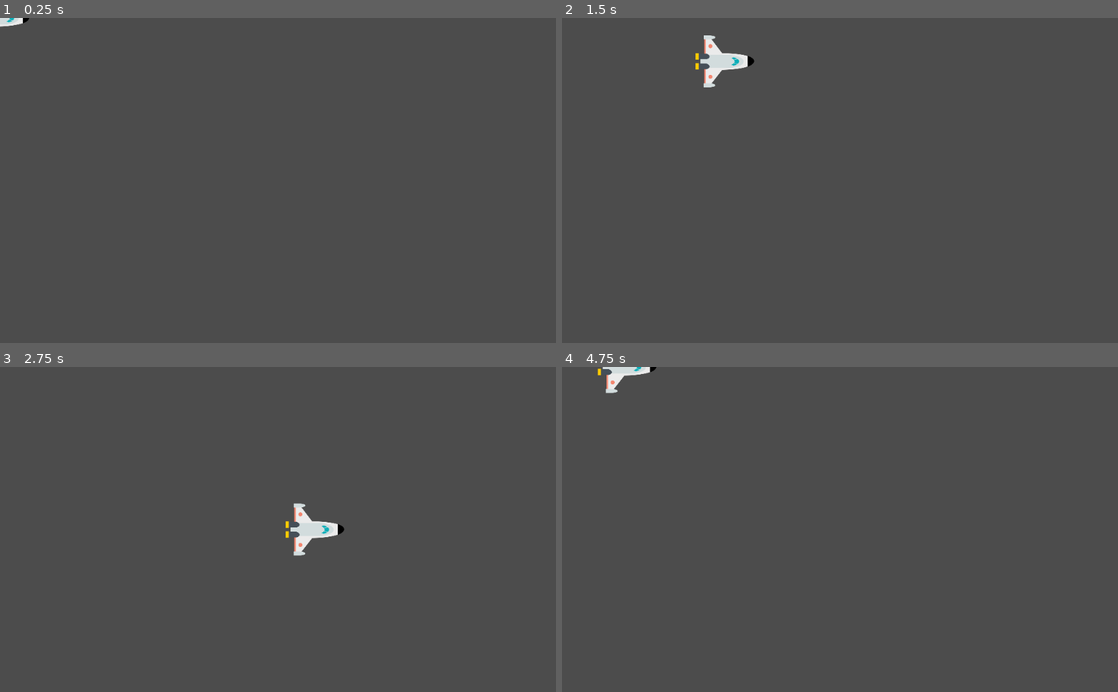
Above: before the commit, frames 1-4 (two rows, left to right).
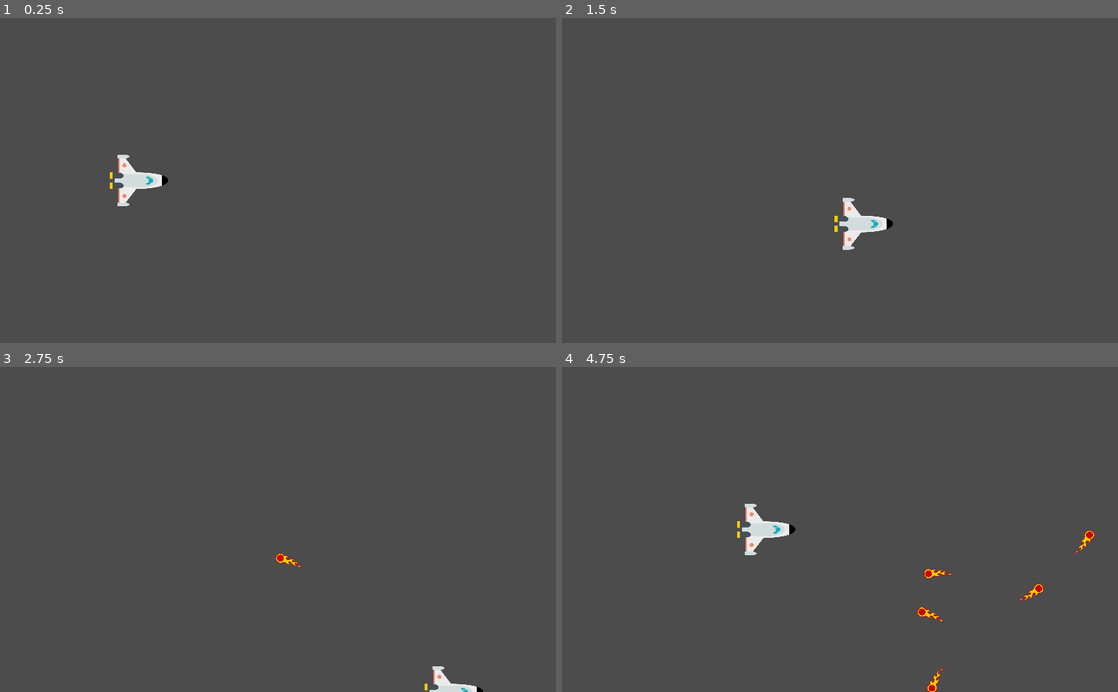
Above: after the commit, the same moments.

Repository: ant003/Space-Learning
Game: Godot game, scene res://scenes/Main.tscn
The game is run twice, just before and just after one commit, with the same random seed, the same clock (stepped at 60 frames per second) and the same inputs. Before the commit the project starts from res://scenes/Player.tscn.
Inputs:
- Up to frame 1 (0.25 s): no input
- Up to frame 2 (1.5 s): tap Enter at 0.5 s; hold Right (ui_right) 0.53-1.28 s; hold Down (ui_down) from 1.28 s (still down)
- Up to frame 3 (2.75 s): release Down (ui_down) at 2.03 s; hold Right (ui_right) from 2.03 s (still down)
- Up to frame 4 (4.75 s): release Right (ui_right) at 2.78 s; hold Up (ui_up) 2.78-3.53 s; hold Left (ui_left) from 3.53 s (still down)

The runs differ from the first frame. In frame 1, 0.8% of the frame differs, in the area x 0-31%, y 0-58%; in frame 2, 1.3%; in frame 3, 1.1%; in frame 4, 1.4%, in the area x 6-96%, y 0-100%.

Commit message:
added the main scene with the basic behavior

Diff:
--- a/project.godot
+++ b/project.godot
@@ -11,8 +11,13 @@
 [application]
 
 config/name="Space Learning"
-run/main_scene="res://scenes/Player.tscn"
+run/main_scene="res://scenes/Main.tscn"
 config/icon="res://icon.png"
+
+[display]
+
+window/stretch/mode="2d"
+window/stretch/aspect="keep"
 
 [physics]
 
--- /dev/null
+++ b/scenes/Main.tscn
@@ -0,0 +1,36 @@
+[gd_scene load_steps=5 format=2]
+
+[ext_resource path="res://scenes/Player.tscn" type="PackedScene" id=1]
+[ext_resource path="res://scripts/Main.gd" type="Script" id=2]
+[ext_resource path="res://scenes/Mob.tscn" type="PackedScene" id=3]
+
+[sub_resource type="Curve2D" id=1]
+_data = {
+"points": PoolVector2Array( 0, 0, 0, 0, 1024, 0, 0, 0, 0, 0, 1024, 600, 0, 0, 0, 0, 512, 600, 0, 0, 0, 0, 512, 0 )
+}
+
+[node name="Main" type="Node"]
+script = ExtResource( 2 )
+Mob = ExtResource( 3 )
+
+[node name="Player" parent="." instance=ExtResource( 1 )]
+
+[node name="MobTimer" type="Timer" parent="."]
+wait_time = 0.5
+
+[node name="StartTimer" type="Timer" parent="."]
+wait_time = 2.0
+one_shot = true
+
+[node name="StartPosition" type="Position2D" parent="."]
+position = Vector2( 256, 300 )
+
+[node name="MobPath" type="Path2D" parent="."]
+curve = SubResource( 1 )
+
+[node name="MobSpawnLocation" type="PathFollow2D" parent="MobPath"]
+position = Vector2( 512, 0 )
+
+[connection signal="hit" from="Player" to="." method="gamer_over"]
+[connection signal="timeout" from="MobTimer" to="." method="_on_MobTimer_timeout"]
+[connection signal="timeout" from="StartTimer" to="." method="_on_StartTimer_timeout"]
--- a/scenes/Mob.tscn
+++ b/scenes/Mob.tscn
@@ -12,7 +12,6 @@
 } ]
 
 [sub_resource type="CapsuleShape2D" id=2]
-radius = 10.0
 height = 32.0
 
 [node name="RigidBody2D" type="RigidBody2D"]
--- /dev/null
+++ b/scripts/Main.gd
@@ -0,0 +1,50 @@
+extends Node
+
+export (PackedScene) var Mob
+var score
+
+# Declare member variables here. Examples:
+# var a = 2
+# var b = "text"
+
+
+# Called when the node enters the scene tree for the first time.
+func _ready():
+	randomize()
+	new_game()
+
+
+# Called every frame. 'delta' is the elapsed time since the previous frame.
+#func _process(delta):
+#	pass
+
+
+func gamer_over():
+	 $MobTimer.stop()
+
+func new_game():
+	score = 0
+	$Player.start($StartPosition.position)
+	$StartTimer.start()
+
+
+func _on_MobTimer_timeout():
+	# Choose a random location on Path2D.
+	$MobPath/MobSpawnLocation.offset = randi()
+	# Create a Mob instance and add it to the scene.
+	var mob = Mob.instance()
+	add_child(mob)
+	# Set the mob's direction perpendicular to the path direction.
+	var direction = $MobPath/MobSpawnLocation.rotation + PI / 2
+	# Set the mob's position to a random location.
+	mob.position = $MobPath/MobSpawnLocation.position
+	# Add some randomness to the direction.
+	direction += rand_range(-PI / 4, PI / 4)
+	mob.rotation = direction
+	# Set the velocity (speed & direction).
+	mob.linear_velocity = Vector2(rand_range(mob.min_speed, mob.max_speed), 0)
+	mob.linear_velocity = mob.linear_velocity.rotated(direction)
+
+
+func _on_StartTimer_timeout():
+	$MobTimer.start()
